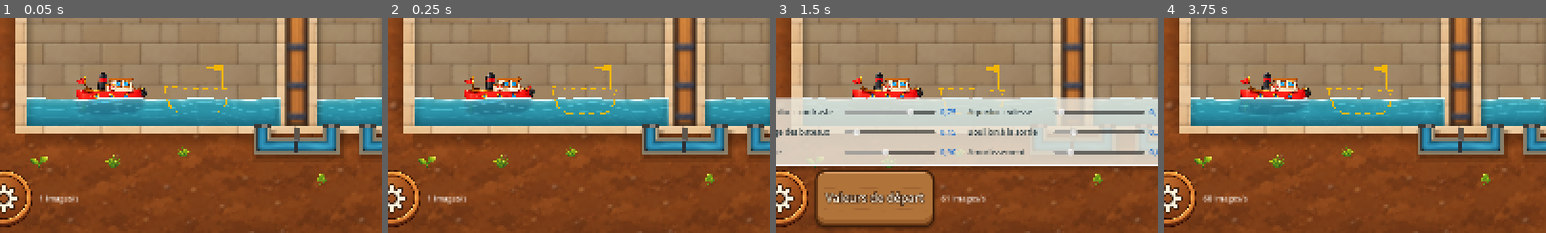
Above: before the commit, frames 1-4 (left to right).
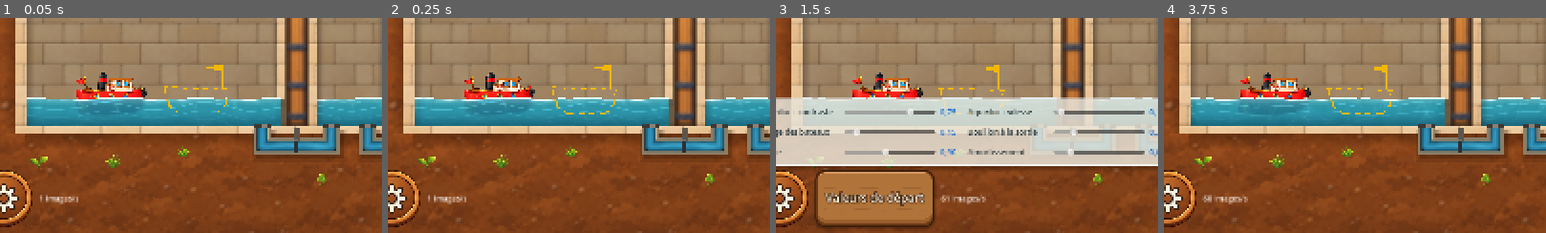
Above: after the commit, the same moments.

Repository: VincentDebaty/station
Game: Godot game, scene res://principal.tscn
The game is run twice, just before and just after one commit, with the same random seed, the same clock (stepped at 60 frames per second) and the same inputs.
Inputs (mouse positions are % of the whole screen's width and height, from its top left):
- Up to frame 1 (0.05 s): no input
- Up to frame 2 (0.25 s): no input
- Up to frame 3 (1.5 s): click (95, 92) at 0.5 s; click (5, 92) at 1.25 s
- Up to frame 4 (3.75 s): click "Valeurs de départ" at 2 s; click (95, 92) at 2.75 s; click (5, 92) at 3.52 s
The pictures show only the part of the screen within x 4-54%, y 50-100%; the shares and areas given below are measured in that part.

The runs differ from the first frame. In frame 1, 0.2% of the frame differs, in the area x 73-75%, y 37-51%; in frame 2, 0.2%; in frame 3, less than 0.1%; in frame 4, 0.2%.

Commit message:
Le pilier du fond s'arrête à la surface de l'eau, et plus aucun trait clair n'en dessine le fantôme
Vincent : « le pilier de gauche réapparaît et disparaît avec le bateau. S'il
est immergé, il ne doit plus apparaître. » Depuis qu'il est passé derrière
l'eau, sa partie immergée se voyait à travers une eau un peu transparente,
plus ou moins selon les vagues et le sillage. Le canal donne maintenant la
surface au pied de chaque porte, à chaque image, et la tour du fond (avec sa
rainure) s'arrête là. Elle suit l'eau quand elle monte, descend ou ondule.

Il restait un fin trait clair vertical dans l'eau, sous le pilier : le liseré
du lot 2, qui borde l'eau contre les parois, s'appliquait aussi au côté d'un
bassin qui s'ouvre sur une porte, et à l'eau qui passe sous les portes. Il n'y
a pas de pierre à ces endroits, et le trait passait pour un fantôme du pilier.
Chaque eau sait maintenant de quel côté elle a une paroi (paroi_g, paroi_d) ;
l'eau sous les portes n'en a aucune.

Filmé sur le 1-2, avec et sans bateau devant le pilier.

Co-Authored-By: Claude Opus 5.5 <noreply@anthropic.com>

Diff:
--- a/prototypes/ecluses-godot/canal.gd
+++ b/prototypes/ecluses-godot/canal.gd
@@ -110,6 +110,8 @@
 	for i in n:
 		var w := Eau.new()
 		w.preparer(X(gb[i][0]), X(gb[i][1]), Y(float(B[i]["fond"])), Y(vue_niv[i]), SH_EAU)
+		w.paroi_g = i == 0 or N["liaisons"][i - 1]["type"] != "porte"
+		w.paroi_d = i == n - 1 or N["liaisons"][i]["type"] != "porte"
 		add_child(w)
 		eaux.append(w)
 	for i in N["liaisons"].size():
@@ -542,6 +544,8 @@
 		eaux[i].repos = Y(vue_niv[i])
 	for i in portes: portes[i].bas_ouvert_y = _bas_ouvert(i)
 	_maj_passages()
+	# la tour du fond de chaque porte s'arrête à la surface, au pied de la tour
+	for i in portes: portes[i].noyer_tour(surface_a(X(gl[i][0]) + 1.0))
 	for i in aqueducs:
 		aqueducs[i].ouverte = portes[i].vanne_ouverte
 		aqueducs[i].niveau_g = Y(vue_niv[i])
--- a/prototypes/ecluses-godot/eau.gd
+++ b/prototypes/ecluses-godot/eau.gd
@@ -27,6 +27,8 @@
 var gauche: Eau = null     # pour un passage : les deux bassins qu'il relie
 var droite: Eau = null
 var visible_eau := true
+var paroi_g := true        # une paroi de pierre de ce côté (pas une porte)
+var paroi_d := true
 
 var _h := PackedFloat32Array()
 var _v := PackedFloat32Array()
@@ -133,4 +135,6 @@
 	am.add_surface_from_arrays(Mesh.PRIMITIVE_TRIANGLE_STRIP, tableaux)
 	_mat.set_shader_parameter("epaisseur", ep)
 	_mat.set_shader_parameter("largeur", x1 - x0)
+	_mat.set_shader_parameter("paroi_g", 1.0 if paroi_g and not passage else 0.0)
+	_mat.set_shader_parameter("paroi_d", 1.0 if paroi_d and not passage else 0.0)
 	_mat.set_shader_parameter("remous", remous)
--- a/prototypes/ecluses-godot/porte.gd
+++ b/prototypes/ecluses-godot/porte.gd
@@ -44,6 +44,8 @@
 # au fond et celle de droite devant, il passe ENTRE les deux piliers. Sans ce
 # plan, la tour reste avec le reste de la porte.
 var arriere: Node2D = null
+var _tour_fond: Polygon2D
+var _rainure_fond: Polygon2D
 
 func preparer(ax0: float, ax1: float, aseuil: float, acrete: float, aportique: float, abas: float, au: float,
 		pierre: Shader, bois: Shader, vanne: bool, leve: bool, abas_ouvert: float) -> void:
@@ -77,12 +79,13 @@
 	add_child(_rect(gx0, y_seuil, gx1, abas, mp))
 	# les deux tours du portique, du radier jusque sous la traverse
 	var fond := arriere if arriere else self
-	var tour_fond := _rect(gx0 - 6, y_portique, gx0 + 9, y_seuil, mp)
-	fond.add_child(tour_fond)
+	_tour_fond = _rect(gx0 - 6, y_portique, gx0 + 9, y_seuil, mp)
+	fond.add_child(_tour_fond)
 	add_child(_rect(gx1 - 9, y_portique, gx1 + 6, y_seuil, mp))
 	# la rainure où coulisse le vantail, au bord intérieur de chaque tour, et
 	# l'ombre de la traverse sur ce qui est dessous
-	fond.add_child(_degrade(gx0 + 6, y_portique, gx0 + 9, y_seuil, 0.15, 0.55))
+	_rainure_fond = _degrade(gx0 + 6, y_portique, gx0 + 9, y_seuil, 0.15, 0.55)
+	fond.add_child(_rainure_fond)
 	add_child(_degrade(gx1 - 9, y_portique, gx1 - 6, y_seuil, 0.55, 0.15))
 	var sous_traverse := Polygon2D.new()
 	sous_traverse.polygon = _quad(gx0 - 16, y_portique + 4, gx1 + 16, y_portique + 16)
@@ -118,6 +121,16 @@
 	add_child(roue)
 	_maj_vantail()
 
+# La tour du fond s'arrête à la surface de l'eau : derrière une eau un peu
+# transparente, sa partie immergée réapparaissait et disparaissait au gré des
+# vagues et du sillage (Vincent : « s'il est immergé, il ne doit plus
+# apparaître »). Le canal donne la surface à chaque image.
+func noyer_tour(y_eau: float) -> void:
+	if _tour_fond == null: return
+	var bas := clampf(y_eau + 2.0, y_portique, y_seuil)
+	_tour_fond.polygon = _quad(gx0 - 6, y_portique, gx0 + 9, bas)
+	_rainure_fond.polygon = _quad(gx0 + 6, y_portique, gx0 + 9, bas)
+
 func _hauteur() -> float:
 	return y_seuil - y_crete     # le vantail fermé va du seuil à la crête
 
--- a/prototypes/ecluses-godot/shaders/eau.gdshader
+++ b/prototypes/ecluses-godot/shaders/eau.gdshader
@@ -11,6 +11,8 @@
 uniform float epaisseur = 120.0;   // hauteur d'eau en pixels, pour doser
 uniform float remous = 0.0;        // 0 au repos, 1 quand l'eau bouillonne
 uniform float largeur = 300.0;     // largeur du bassin en pixels, pour le liseré des parois
+uniform float paroi_g = 1.0;       // 1 : une paroi de pierre à gauche ; 0 : le bassin s'ouvre sur une porte
+uniform float paroi_d = 1.0;
 
 varying vec2 monde;
 
@@ -61,9 +63,14 @@
 	c *= 1.0 - 0.16 * (1.0 - smoothstep(0.0, 22.0, epaisseur - px));
 
 	// contre les parois de pierre : un mince liseré clair, puis une ombre douce
-	float bord = min(UV.x, 1.0 - UV.x) * largeur;
-	c *= 1.0 - 0.12 * (1.0 - smoothstep(3.0, 16.0, bord));
-	c = mix(c, ecume, (1.0 - smoothstep(0.8, 2.6, bord)) * 0.4 * (1.0 - prof * 0.6));
+	// (pas du côté d'une porte : il n'y a pas de pierre, et le trait clair
+	// passait pour un fantôme du pilier)
+	float bg = UV.x * largeur;
+	float bd = (1.0 - UV.x) * largeur;
+	float ombre_bord = max(paroi_g * (1.0 - smoothstep(3.0, 16.0, bg)), paroi_d * (1.0 - smoothstep(3.0, 16.0, bd)));
+	float lisere = max(paroi_g * (1.0 - smoothstep(0.8, 2.6, bg)), paroi_d * (1.0 - smoothstep(0.8, 2.6, bd)));
+	c *= 1.0 - 0.12 * ombre_bord;
+	c = mix(c, ecume, lisere * 0.4 * (1.0 - prof * 0.6));
 
 	// reflets mouvants, plus forts près de la surface
 	float k = caustique(monde / 46.0, TIME * 1.1);
